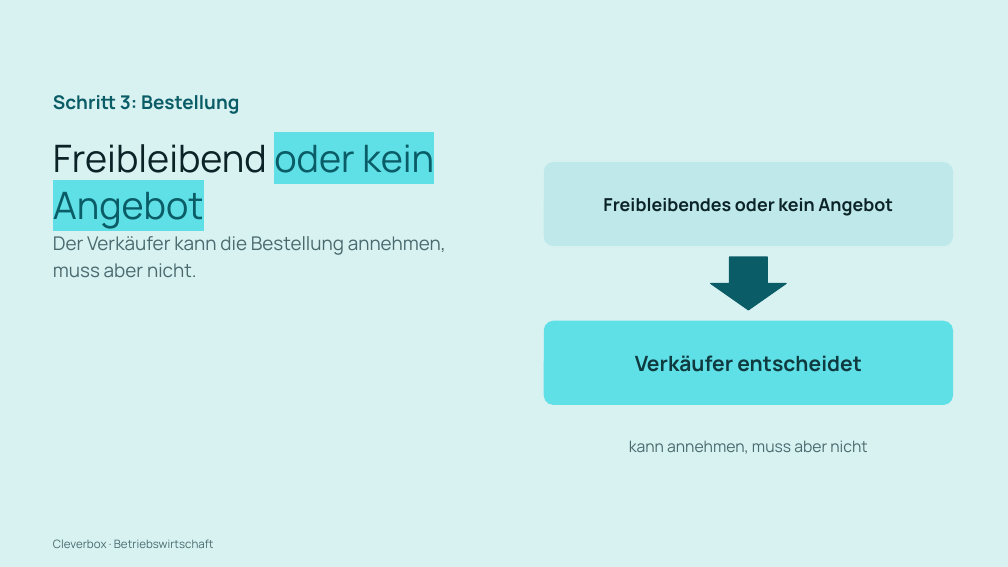
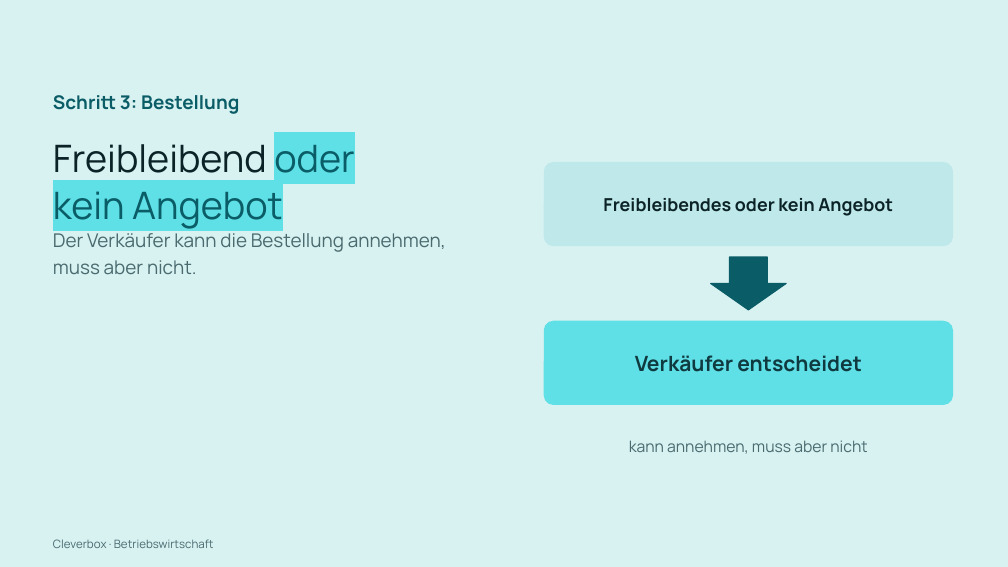
Before and after one commit to arminheske/claudecloud, a slide deck: slide 40 of videoslides/cleverbox-abwicklung-kauf-slides.pptx. Drawn at 1008x567 pixels with LibreOffice and Linux fonts; fonts in the diff are those of the drawing. Boxes give left, top, right and bottom in pixels: in the first picture for what was removed or moved away, otherwise in the second. Text is boxed around its words. In the diff, an @@ line names an element or a change of style, - is before the commit and + after.

```diff
--- a/videoslides/cleverbox-abwicklung-kauf-slides.pptx
+++ b/videoslides/cleverbox-abwicklung-kauf-slides.pptx
@@ text at [53,144,354,229]: text changed @@
-Freibleibend oder kein Angebot
+Freibleibend oder
+kein Angebot
@@ text "Der Verkäufer kann die Bestellung ...": place and size @@
-text "Der Verkäufer kann die Bestellung ..." at [53,236,446,277]
+text "Der Verkäufer kann die Bestellung ..." at [53,230,446,274]
```
Also in this commit, not shown: 60 other slides changed, 1 other file.
